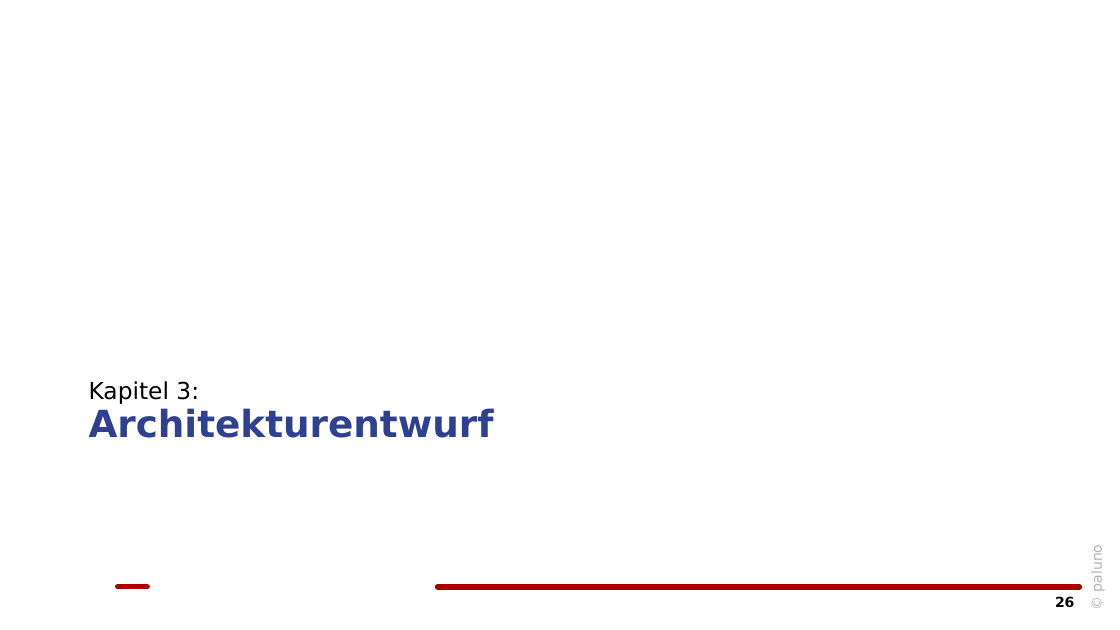
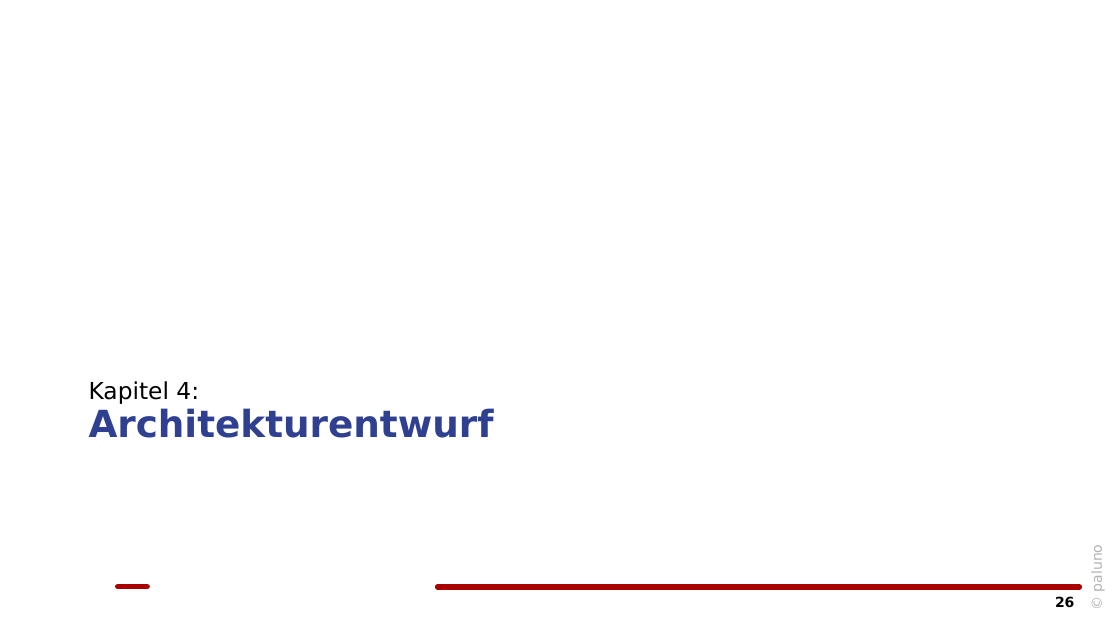
Before and after one commit to maj1n167/sep-ws21, a slide deck: slide 26 of material/artefakte/Gruppe12_SpezifikationspräsentationZ2.pptx. Drawn at 1120x630 pixels with LibreOffice and Linux fonts; fonts in the diff are those of the drawing; background and template pictures are left out. Boxes give left, top, right and bottom in pixels: in the first picture for what was removed or moved away, otherwise in the second. Text is boxed around its words. In the diff, an @@ line names an element or a change of style, - is before the commit and + after.

```diff
--- a/material/artefakte/Gruppe12_SpezifikationspräsentationZ2.pptx
+++ b/material/artefakte/Gruppe12_SpezifikationspräsentationZ2.pptx
@@ text at (x1=89, y1=381, x2=199, y2=404): text changed @@
-Kapitel 3:
+Kapitel 4:
```
Also in this commit, not shown: 4 other slides changed.
